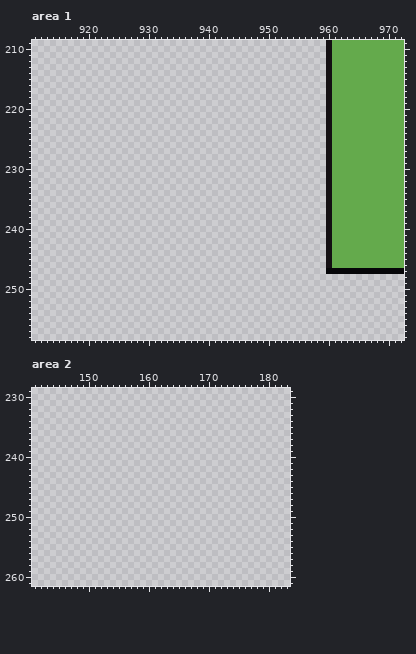
Edited in one commit: pixel-art file (Assets/Aseprite Projects/Level/Road_Houses.aseprite). Above: the version before the commit.
1108x270 pixels, 1 frame. Shown: area 1: x 911..972, y 209..258; area 2: x 141..183, y 229..261. The commit also changed other parts of the picture, which this record leaves out.
The result:
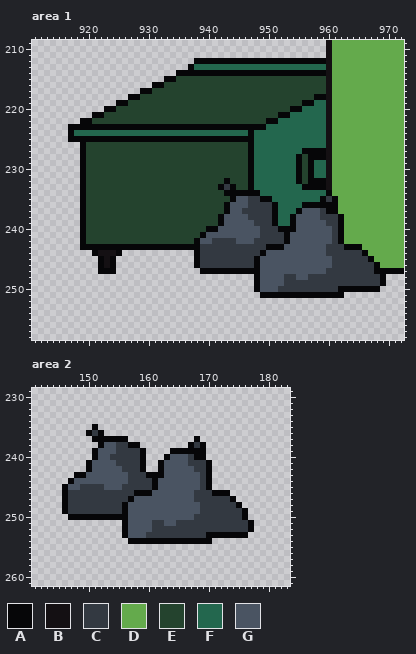
Palette (. is transparent): A #060608  B #141013  C #333941  D #64aa4c  E #24432e  F #23674e  G #4a5462
From old to new:
layer "GarbageBin" added
layer "GarbageBags #2" added
--- area 1, layers "GarbageBags #2", "GarbageBin"
@@ x 911..972 @@
 211 .................................................BDDDDDDDDDDDD
-212 .................................................BDDDDDDDDDDDD
-213 .................................................BDDDDDDDDDDDD
-214 .................................................BDDDDDDDDDDDD
-215 .................................................BDDDDDDDDDDDD
-216 .................................................BDDDDDDDDDDDD
-217 .................................................BDDDDDDDDDDDD
-218 .................................................BDDDDDDDDDDDD
-219 .................................................BDDDDDDDDDDDD
-220 .................................................BDDDDDDDDDDDD
-221 .................................................BDDDDDDDDDDDD
-222 .................................................BDDDDDDDDDDDD
-223 .................................................BDDDDDDDDDDDD
-224 .................................................BDDDDDDDDDDDD
-225 .................................................BDDDDDDDDDDDD
-226 .................................................BDDDDDDDDDDDD
-227 .................................................BDDDDDDDDDDDD
-228 .................................................BDDDDDDDDDDDD
-229 .................................................BDDDDDDDDDDDD
-230 .................................................BDDDDDDDDDDDD
-231 .................................................BDDDDDDDDDDDD
-232 .................................................BDDDDDDDDDDDD
-233 .................................................BDDDDDDDDDDDD
-234 .................................................BDDDDDDDDDDDD
-235 .................................................BDDDDDDDDDDDD
-236 .................................................BDDDDDDDDDDDD
-237 .................................................BDDDDDDDDDDDD
-238 .................................................BDDDDDDDDDDDD
-239 .................................................BDDDDDDDDDDDD
-240 .................................................BDDDDDDDDDDDD
-241 .................................................BDDDDDDDDDDDD
-242 .................................................BDDDDDDDDDDDD
-243 .................................................BDDDDDDDDDDDD
-244 .................................................BDDDDDDDDDDDD
-245 .................................................BDDDDDDDDDDDD
-246 .................................................BDDDDDDDDDDDD
-247 .................................................AAAAAAAAAAAAA
-248 ..............................................................
-249 ..............................................................
-250 ..............................................................
-251 ..............................................................
+212 ...........................AAAAAAAAAAAAAAAAAAAAAABDDDDDDDDDDDD
+213 ..........................AFFFFFFFFFFFFFFFFFFFFFFBDDDDDDDDDDDD
+214 ........................AAAAAAAAAAAAAAAAAAAAAAAAABDDDDDDDDDDDD
+215 ......................AAEEEEEEEEEEEEEEEEEEEEEEEEEBDDDDDDDDDDDD
+216 ....................AAEEEEEEEEEEEEEEEEEEEEEEEEEEEBDDDDDDDDDDDD
+217 ..................AAEEEEEEEEEEEEEEEEEEEEEEEEEEEEEBDDDDDDDDDDDD
+218 ................AAEEEEEEEEEEEEEEEEEEEEEEEEEEEEEAABDDDDDDDDDDDD
+219 ..............AAEEEEEEEEEEEEEEEEEEEEEEEEEEEEEAAFFBDDDDDDDDDDDD
+220 ............AAEEEEEEEEEEEEEEEEEEEEEEEEEEEEEAAFFFFBDDDDDDDDDDDD
+221 ..........AAEEEEEEEEEEEEEEEEEEEEEEEEEEEEEAAFFFFFFBDDDDDDDDDDDD
+222 ........AAEEEEEEEEEEEEEEEEEEEEEEEEEEEEEAAFFFFFFFFBDDDDDDDDDDDD
+223 ......AAAAAAAAAAAAAAAAAAAAAAAAAAAAAAAAAFFFFFFFFFFBDDDDDDDDDDDD
+224 ......AFFFFFFFFFFFFFFFFFFFFFFFFFFFFFAFFFFFFFFFFFFBDDDDDDDDDDDD
+225 ......AAAAAAAAAAAAAAAAAAAAAAAAAAAAAAAFFFFFFFFFFFFBDDDDDDDDDDDD
+226 ........AEEEEEEEEEEEEEEEEEEEEEEEEEEEAFFFFFFFFFFFFBDDDDDDDDDDDD
+227 ........AEEEEEEEEEEEEEEEEEEEEEEEEEEEAFFFFFFFFAAAABDDDDDDDDDDDD
+228 ........AEEEEEEEEEEEEEEEEEEEEEEEEEEEAFFFFFFFAEAAABDDDDDDDDDDDD
+229 ........AEEEEEEEEEEEEEEEEEEEEEEEEEEEAFFFFFFFAEAFFBDDDDDDDDDDDD
+230 ........AEEEEEEEEEEEEEEEEEEEEEEEEEEEAFFFFFFFAEAFFBDDDDDDDDDDDD
+231 ........AEEEEEEEEEEEEEEEEEEEEEEEEEEEAFFFFFFFAEAFFBDDDDDDDDDDDD
+232 ........AEEEEEEEEEEEEEEEEEEEEEEEAEEEAFFFFFFFAEAAABDDDDDDDDDDDD
+233 ........AEEEEEEEEEEEEEEEEEEEEEEACAEEAFFFFFFFFAAAABDDDDDDDDDDDD
+234 ........AEEEEEEEEEEEEEEEEEEEEEEEAAAAAAFFFFFFFFFFFADDDDDDDDDDDD
+235 ........AEEEEEEEEEEEEEEEEEEEEEEEEAGGCCAAFFFFFFFFACADDDDDDDDDDD
+236 ........AEEEEEEEEEEEEEEEEEEEEEEEAGGGCCCCAFFFFAAAAAADDDDDDDDDDD
+237 ........AEEEEEEEEEEEEEEEEEEEEEEEAGGCCCCCAFFFAGGGCAADDDDDDDDDDD
+238 ........AEEEEEEEEEEEEEEEEEEEEEEAGGGGCCCCAFFAGGGGCCCADDDDDDDDDD
+239 ........AEEEEEEEEEEEEEEEEEEEEEEAGGGGGCCCAFFAGGGGGCCADDDDDDDDDD
+240 ........AEEEEEEEEEEEEEEEEEEEEAAGGGGGGGCCCAAAGGGGGGCADDDDDDDDDD
+241 ........AEEEEEEEEEEEEEEEEEEEAGGGGGGGGGCCCCAGGGGGGGCADDDDDDDDDD
+242 ........AEEEEEEEEEEEEEEEEEEAGGCCCCGGGCCCCCAGGGGGGGCADDDDDDDDDD
+243 ........AAAAAAAAAAAAAAAAAAAACCCCCCCCCCCAAAGGGGGGGCCCAAADDDDDDD
+244 ..........ABBBA............ACCCCCCCCCCAGGGGGGGGGGCCCCCCADDDDDD
+245 ...........ABA.............ACCCCCCCCCAGGGGGGGGGGGGCCCCCCADDDDD
+246 ...........ABA.............ACCCCCCCCCAGGGGGGGGGGGGCCCCCCCADDDD
+247 ...........AAA..............AAAAAAAAAAGGGGGGGGGGGCCCCCCCCAAAAA
+248 .....................................AGGGGCCGGCCCCCCCCCCCCA...
+249 .....................................AGGGGCCCCCCCCCCCCCCCCA...
+250 .....................................AGGGCCCCCCCCCCAAAAAAA....
+251 ......................................AAAAAAAAAAAAAA..........
 252 ..............................................................
--- area 2, layer "GarbageBags #2"
@@ x 141..183 @@
 234 ...........................................
-235 ...........................................
-236 ...........................................
-237 ...........................................
-238 ...........................................
-239 ...........................................
-240 ...........................................
-241 ...........................................
-242 ...........................................
-243 ...........................................
-244 ...........................................
-245 ...........................................
-246 ...........................................
-247 ...........................................
-248 ...........................................
-249 ...........................................
-250 ...........................................
-251 ...........................................
-252 ...........................................
-253 ...........................................
-254 ...........................................
+235 ..........A................................
+236 .........ACA...............................
+237 ..........AAAAAA...........A...............
+238 ...........AGGCCAA........ACA..............
+239 ..........AGGGCCCCA....AAAAAA..............
+240 ..........AGGCCCCCA...AGGGCAA..............
+241 .........AGGGGCCCCA..AGGGGCCCA.............
+242 .........AGGGGGCCCA..AGGGGGCCA.............
+243 .......AAGGGGGGGCCCAAAGGGGGGCA.............
+244 ......AGGGGGGGGGCCCCAGGGGGGGCA.............
+245 .....AGGCCCCGGGCCCCCAGGGGGGGCA.............
+246 .....ACCCCCCCCCCCAAAGGGGGGGCCCAAA..........
+247 .....ACCCCCCCCCCAGGGGGGGGGGCCCCCCA.........
+248 .....ACCCCCCCCCAGGGGGGGGGGGGCCCCCCA........
+249 .....ACCCCCCCCCAGGGGGGGGGGGGCCCCCCCA.......
+250 ......AAAAAAAAAAGGGGGGGGGGGCCCCCCCCA.......
+251 ...............AGGGGCCGGCCCCCCCCCCCCA......
+252 ...............AGGGGCCCCCCCCCCCCCCCCA......
+253 ...............AGGGCCCCCCCCCCAAAAAAA.......
+254 ................AAAAAAAAAAAAAA.............
 255 ...........................................
Where, in picture pixels (left, top, right, bottom), the same in both pictures:
changed: (68, 58, 386, 298)
added: (62, 424, 254, 544)
